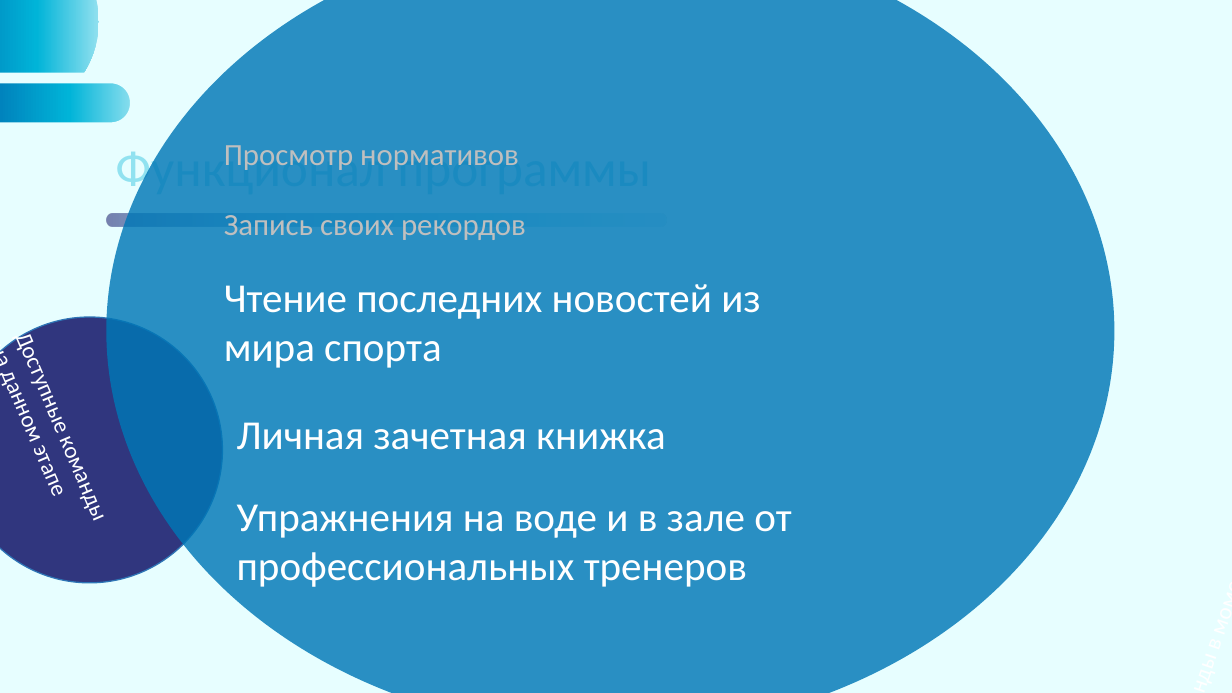
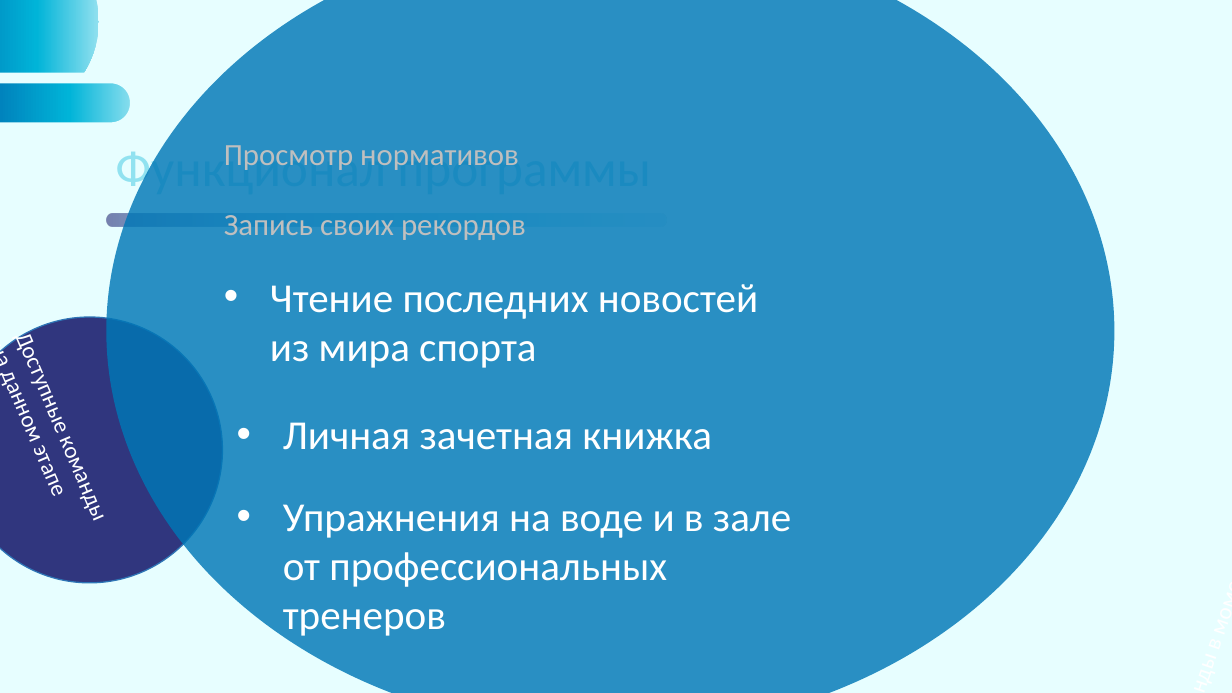
Before and after one commit to Megaladonchik/AnGame, a slide deck: slide 6 of SWIMskill.pptx. Drawn at 1232x693 pixels with LibreOffice and Linux fonts; fonts in the diff are those of the drawing. Boxes give left, top, right and bottom in pixels: in the first picture for what was removed or moved away, otherwise in the second. Text is boxed around its words. In the diff, an @@ line names an element or a change of style, - is before the commit and + after.

```diff
--- a/SWIMskill.pptx
+++ b/SWIMskill.pptx
@@ bullet none to • in 3 elements at (270,284,758,368), (283,422,712,450), (283,504,791,640) @@
```
Also in this commit, not shown: 7 other slides changed.
